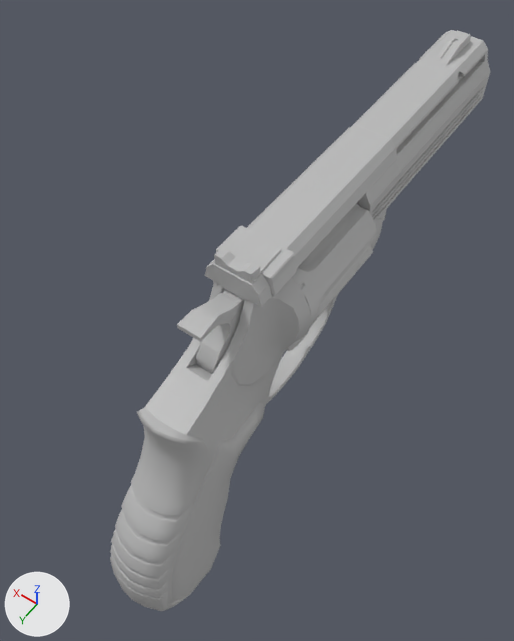
Before and after pictures for a commit that changed the FBX model models/revolver/revolver.fbx.
The view is the same before and after, from a 50 mm lens placed at (-0.102, 0.08, 0.278), pointed at (0.015, -0.084, 0.02). Lighting does not change. The marker at lower left points along +X, +Y and +Z. Mesh edges are drawn as thin lines on the coarser meshes. Where no turn or scale is listed for an object, it has been applied to the vertices.
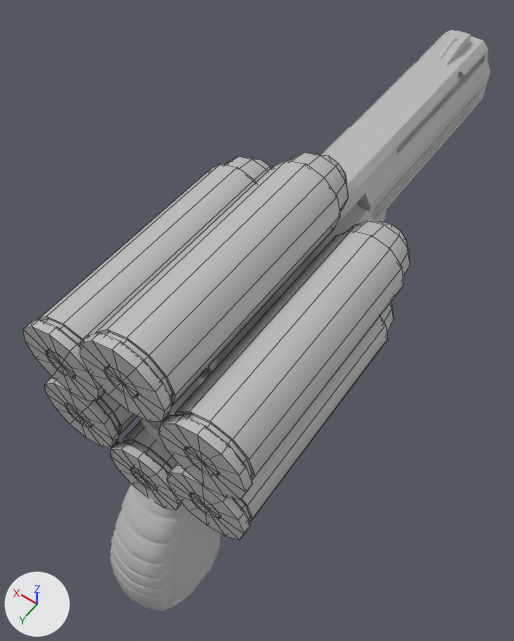
The change, as a diff of the scene's bpy script:
```diff
--- a/models/revolver/revolver.fbx.py
+++ b/models/revolver/revolver.fbx.py
@@ me_mesh_004 @@
+me_mesh_004.from_pydata(...)  # 194 vertices, 204 faces; spans x -0.0168..0.0168, y -0.0589..0.0589, z -0.0166..0.017
+me_mesh_004.materials.append(mat_phong1)  # grey #bcbcbc
@@ me_mesh_005 @@
+me_mesh_005.from_pydata(...)  # 194 vertices, 204 faces; spans x -0.0169..0.0167, y -0.0589..0.0589, z -0.0167..0.0169
+me_mesh_005.materials.append(mat_phong1)  # grey #bcbcbc
@@ me_mesh_1 @@
+me_mesh_1.from_pydata(...)  # 194 vertices, 204 faces; spans x -0.0169..0.0167, y -0.0589..0.0589, z -0.0168..0.0168
+me_mesh_1.materials.append(mat_phong1)  # grey #bcbcbc
@@ me_mesh_003 @@
+me_mesh_003.from_pydata(...)  # 194 vertices, 204 faces; spans x -0.0167..0.0169, y -0.0589..0.0589, z -0.0167..0.0169
+me_mesh_003.materials.append(mat_phong1)  # grey #bcbcbc
@@ me_mesh_002 @@
+me_mesh_002.from_pydata(...)  # 194 vertices, 204 faces; spans x -0.0167..0.0169, y -0.0589..0.0589, z -0.0168..0.0168
+me_mesh_002.materials.append(mat_phong1)  # grey #bcbcbc
@@ me_mesh_001 @@
+me_mesh_001.from_pydata(...)  # 194 vertices, 204 faces; spans x -0.0168..0.0168, y -0.0589..0.0589, z -0.0168..0.0168
+me_mesh_001.materials.append(mat_phong1)  # grey #bcbcbc
@@ ob_bullet4 @@
+ob_bullet4 = bpy.data.objects.new('bullet4', me_mesh_004)
+ob_bullet4.location = (0.0012, -0.0497, 0.031)
@@ ob_bullet3 @@
+ob_bullet3 = bpy.data.objects.new('bullet3', me_mesh_005)
+ob_bullet3.location = (0.0301, -0.0498, 0.049)
@@ ob_bullet2 @@
+ob_bullet2 = bpy.data.objects.new('bullet2', me_mesh_1)
+ob_bullet2.location = (0.029, -0.0498, 0.0832)
@@ ob_bullet5 @@
+ob_bullet5 = bpy.data.objects.new('bullet5', me_mesh_003)
+ob_bullet5.location = (-0.029, -0.0498, 0.047)
@@ ob_bullet6 @@
+ob_bullet6 = bpy.data.objects.new('bullet6', me_mesh_002)
+ob_bullet6.location = (-0.0301, -0.0498, 0.0812)
@@ ob_bullet @@
+ob_bullet = bpy.data.objects.new('bullet', me_mesh_001)
+ob_bullet.location = (-0.0012, -0.0498, 0.0992)
```

Where the change shows, as pixel boxes [x1, y1, x2, y2] in the pictures (514 x 641 px):
'bullet', added: after [80, 152, 348, 422]
'bullet6', added: after [159, 221, 410, 500]
'bullet2', added: after [23, 157, 271, 401]
'bullet5', added: after [167, 302, 394, 539]
'bullet4', added: after [110, 421, 182, 510]
'bullet3', added: after [45, 377, 137, 447]
